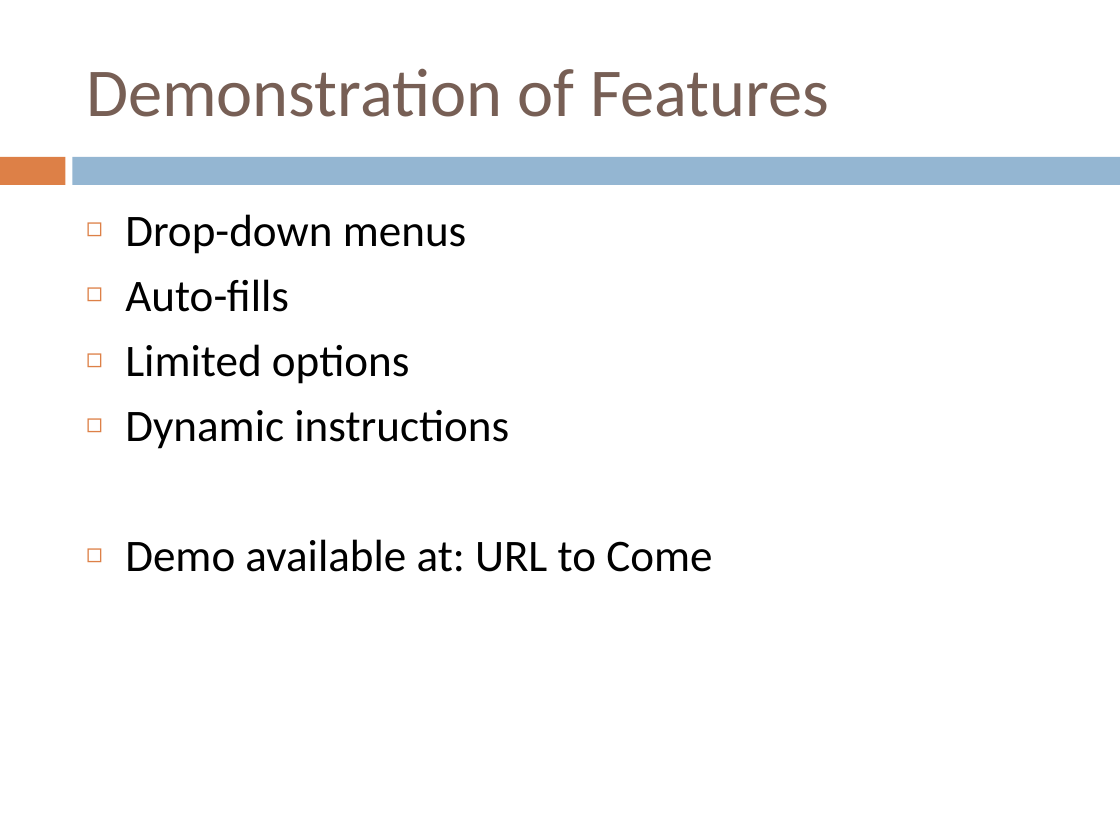
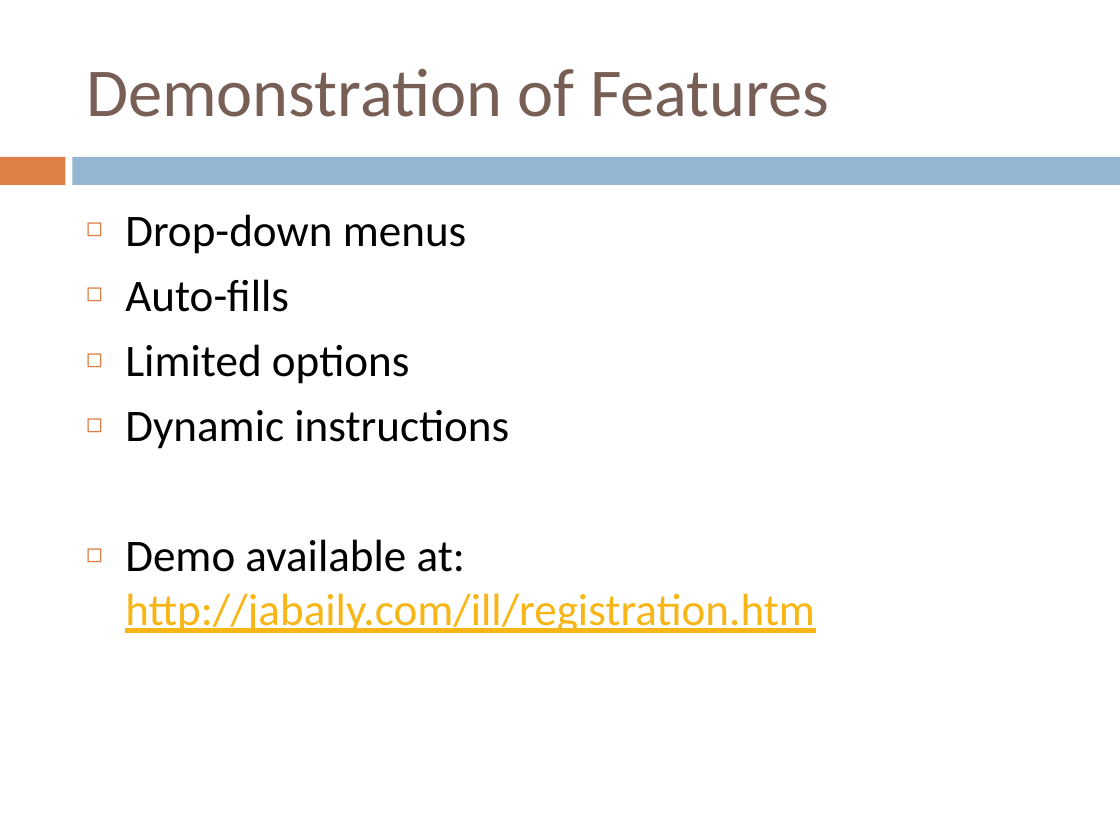
Before and after one commit to mjabaily/ILL, a slide deck: slide 5 of Streamlining Service for Distance Education Library Users.pptx. Drawn at 1120x840 pixels with LibreOffice and Linux fonts; fonts in the diff are those of the drawing. Boxes give left, top, right and bottom in pixels: in the first picture for what was removed or moved away, otherwise in the second. Text is boxed around its words. In the diff, an @@ line names an element or a change of style, - is before the commit and + after.

```diff
--- a/Streamlining Service for Distance Education Library Users.pptx
+++ b/Streamlining Service for Distance Education Library Users.pptx
@@ text at [125, 539, 815, 633]: text changed; text colour #000000 to #F7B615 @@
-◻ Demo available at: URL to Come
+◻ Demo available at: http://jabaily.com/ill/registration.htm
```
Also in this commit, not shown: 5 other slides changed.
